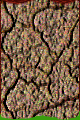
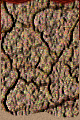
The second 80px x 120px image is a revision of the first. Changes to its layers:
moved "新規レイヤー#2" above "新規レイヤー", painted on it over <box>0,40,79,120</box>
painted on "新規レイヤー" over <box>0,40,80,120</box>
